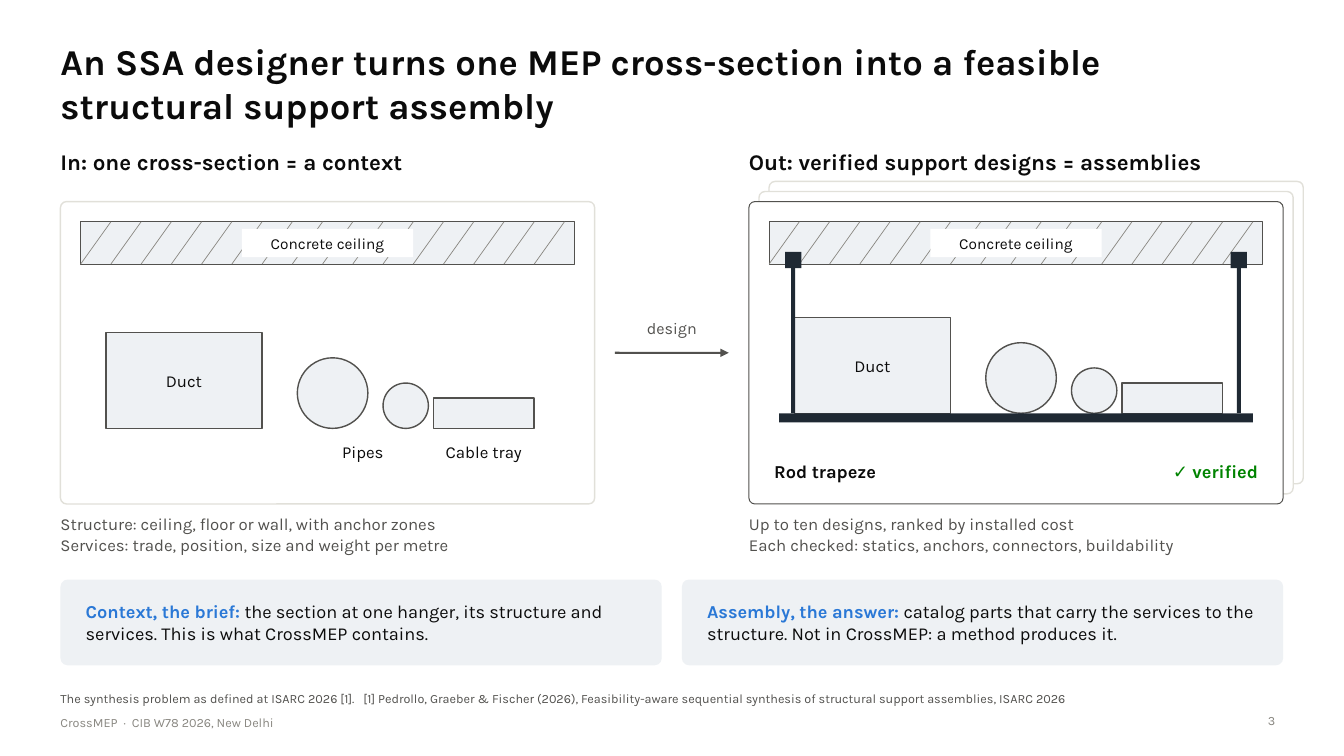
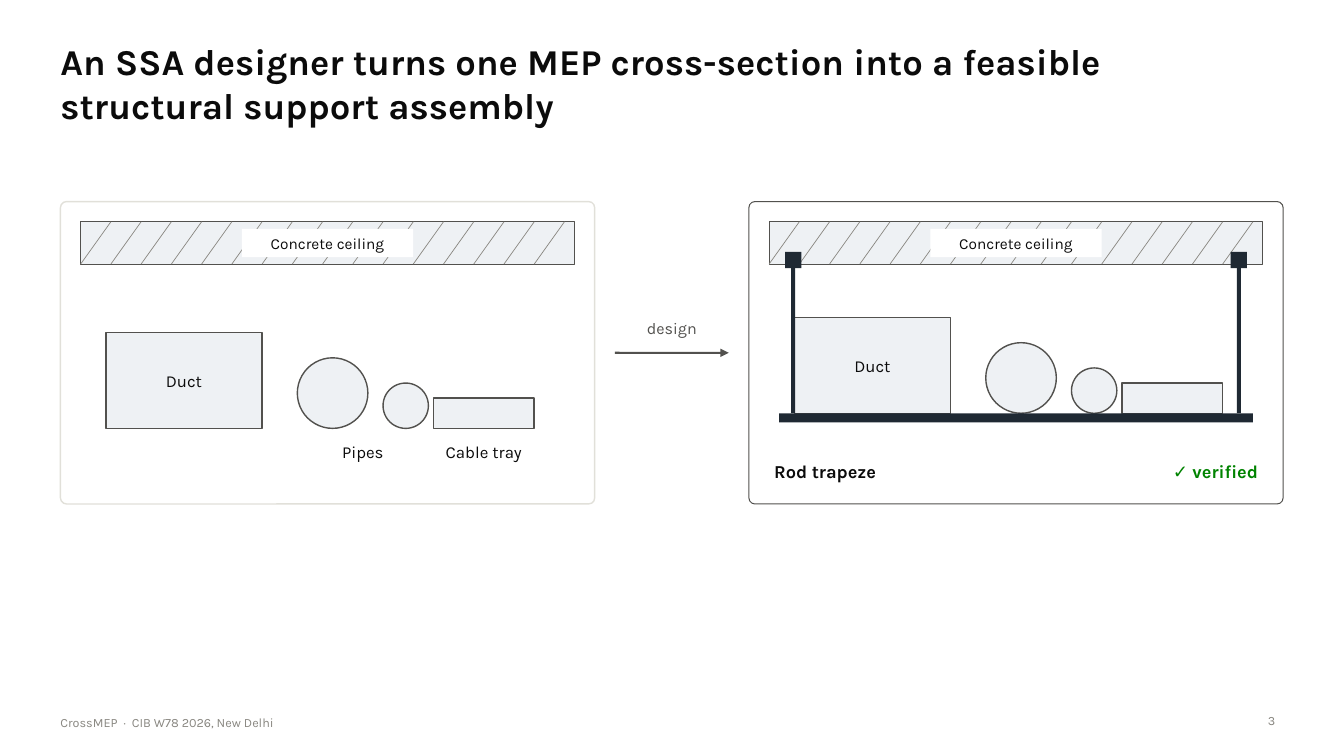
Before and after one commit to lavinia-ped/CrossMEP_Dataset, a slide deck: slide 3 of docs/CrossMEP_CIBW78_talk.pptx. Drawn at 1344x756 pixels with LibreOffice and Linux fonts; fonts in the diff are those of the drawing. Boxes give left, top, right and bottom in pixels: in the first picture for what was removed or moved away, otherwise in the second. Text is boxed around its words. In the diff, an @@ line names an element or a change of style, - is before the commit and + after.

Commit message:
Talk: fold in the author's slide 2, 3 and 5 edits; unique shape ids so PowerPoint opens the deck without repair
pptxgenjs gives the slide-number placeholder a fixed id and tables their
own, so slides with many shapes carried duplicate ids and PowerPoint
offered to repair the file, dropping shapes. The post-processing step now
renumbers ids per slide and writes the package without directory entries.

```diff
--- a/docs/CrossMEP_CIBW78_talk.pptx
+++ b/docs/CrossMEP_CIBW78_talk.pptx
@@ text removed at [60, 154, 402, 171] @@
-In: one cross-section = a context
@@ text removed at [749, 154, 1201, 176] @@
-Out: verified support designs = assemblies
@@ rounded rectangle removed at [759, 192, 1294, 494] @@
@@ rounded rectangle removed at [769, 181, 1304, 484] @@
@@ text removed at [60, 518, 448, 555] @@
-Structure: ceiling, floor or wall, with anchor zones
-Services: trade, position, size and weight per metre
@@ text removed at [749, 518, 1174, 555] @@
-Up to ten designs, ranked by installed cost
-Each checked: statics, anchors, connectors, buildability
@@ rounded rectangle removed at [60, 580, 661, 665] @@
@@ rounded rectangle removed at [682, 580, 1282, 665] @@
@@ text removed at [86, 605, 603, 641] @@
-Context, the brief: the section at one hanger, its structure and services. This is what CrossMEP contains.
@@ text removed at [707, 605, 1253, 645] @@
-Assembly, the answer: catalog parts that carry the services to the structure. Not in CrossMEP: a method produces it.
@@ text removed at [60, 694, 1065, 706] @@
-The synthesis problem as defined at ISARC 2026 [1]. [1] Pedrollo, Graeber & Fischer (2026), Feasibility-aware sequential synthesis of structural support assemblies, ISARC 2026
```
Also in this commit, not shown: 5 other slides changed, 4 other files.
